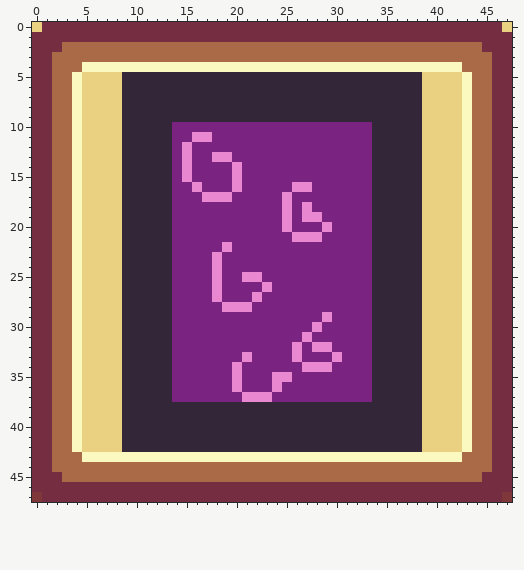
Pixel-art sprite -- img/dragonTail.png. The picture above was drawn from the file before the commit.
The file is 48x48 pixels.
And afterwards:
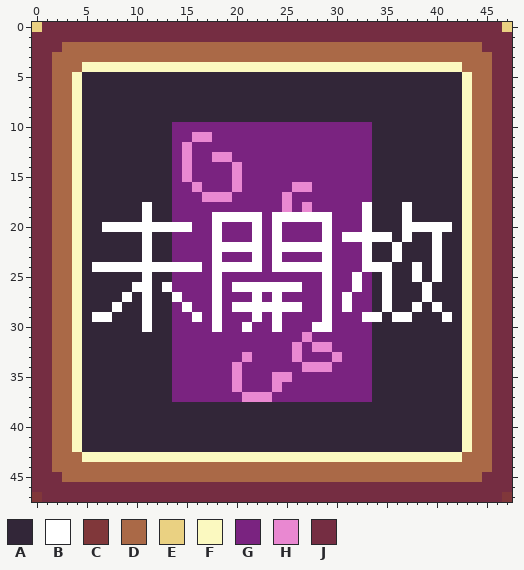
Palette (. is transparent): A #322638  B #ffffff  C #80373a  D #aa6947  E #ead182  F #fbf9c0  G #7a2380  H #e988d1  J #752d42
Change:
y 5..17: x 5..8 EEEE -> AAAA; x 39..42 EEEE -> AAAA
y 18: x 5..8 EEEE -> AAAA; x 11 A -> B; x 33 G -> B; x 37 A -> B; x 39..42 EEEE -> AAAA
y 19: x 5..8 EEEE -> AAAA; x 11 A -> B; x 18..22 GGGGG -> BBBBB; x 24..29 GHGHHG -> BBBBBB; x 33 G -> B; x 37 A -> B; x 39..42 EEEE -> AAAA
y 20: x 5..15 EEEEAAAAAGG -> AABBBBBBBBB; x 18 G -> B; x 22 G -> B; x 24..25 GH -> BG; x 29 H -> B; x 33 G -> B; x 37..42 AAEEEE -> BBBBBA
y 21: x 5..8 EEEE -> AAAA; x 11 A -> B; x 18 G -> B; x 22 G -> B; x 24 G -> B; x 26..29 HHHG -> GGGB; x 31..35 GGGAA -> BBBBB; x 37 A -> B; x 39..42 EEEE -> ABAA
y 22: x 5..8 EEEE -> AAAA; x 11 A -> B; x 18..22 GHGGG -> BBBBB; x 24..29 GGGGGG -> BBBBBB; x 33 G -> B; x 36 A -> B; x 39..42 EEEE -> ABAA
y 23: x 5..8 EEEE -> AAAA; x 11 A -> B; x 18 H -> B; x 22 G -> B; x 24 G -> B; x 29 G -> B; x 33 G -> B; x 36 A -> B; x 39..42 EEEE -> ABAA
y 24: x 5..16 EEEEAAAAAGGG -> ABBBBBBBBBBB; x 18..22 HGGGG -> BBBBB; x 24..29 GGGGGG -> BBBBBB; x 33..35 GAA -> BBB; x 38..42 AEEEE -> BABAA
y 25: x 5..8 EEEE -> AAAA; x 11 A -> B; x 18 H -> B; x 21..22 HH -> GG; x 29 G -> B; x 32 G -> B; x 35 A -> B; x 38..42 AEEEE -> BABAA
y 26: x 5..8 EEEE -> AAAA; x 10..11 AA -> BB; x 13 A -> B; x 18 H -> B; x 20..26 GGGHGGG -> BBBBBBB; x 29 G -> B; x 32 G -> B; x 35 A -> B; x 39..42 EEEE -> BAAA
y 27: x 5..9 EEEEA -> AAAAB; x 11 A -> B; x 14 G -> B; x 18 H -> B; x 22 H -> B; x 24 G -> B; x 29 G -> B; x 31 G -> B; x 35 A -> B; x 39..42 EEEE -> BAAA
y 28: x 5..8 EEEE -> AAAB; x 11 A -> B; x 15 G -> B; x 18..26 GHHHGGGGG -> BGBBBBBBB; x 29 G -> B; x 31 G -> B; x 35 A -> B; x 38..42 AEEEE -> BABAA
y 29: x 5..8 EEEE -> ABBA; x 11 A -> B; x 16 G -> B; x 18 G -> B; x 22 G -> B; x 24 G -> B; x 29 H -> B; x 33..34 GA -> BB; x 36..37 AA -> BB; x 39..42 EEEE -> AABA
y 30: x 5..8 EEEE -> AAAA; x 11 A -> B; x 18 G -> B; x 21 G -> B; x 24 G -> B; x 28..29 HG -> BB; x 39..42 EEEE -> AAAA
y 31..42: x 5..8 EEEE -> AAAA; x 39..42 EEEE -> AAAA
Pixel boxes of the changes (left, top, right, bottom) in both pictures:
changed: (82, 72, 462, 452)
